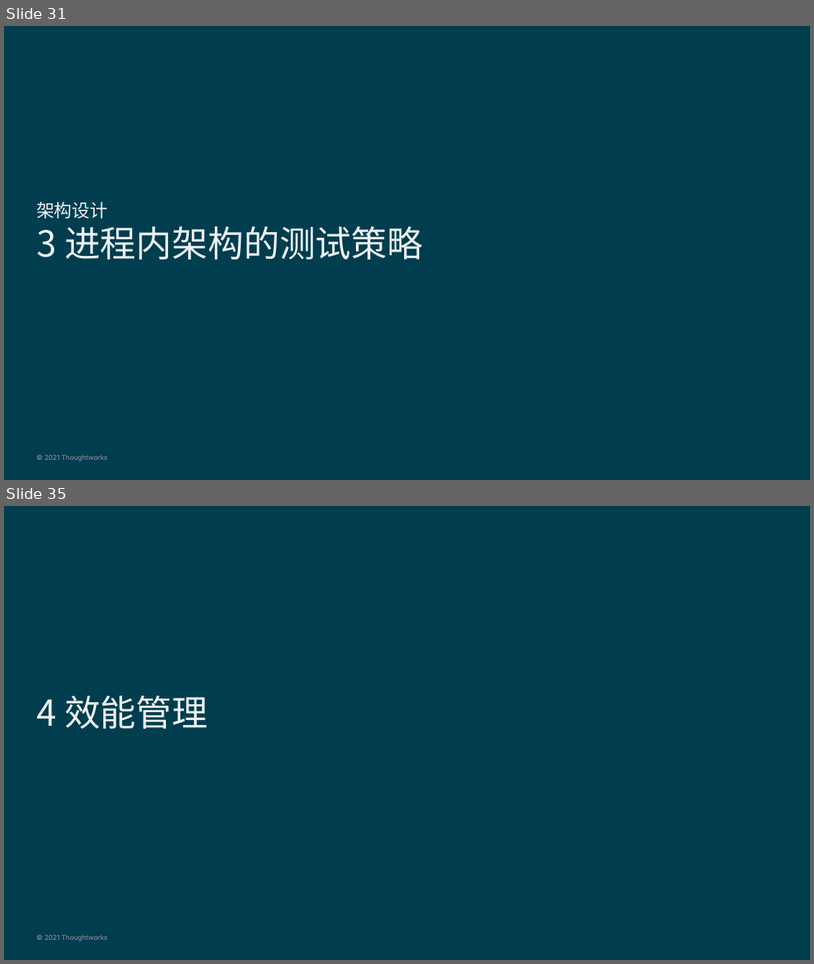
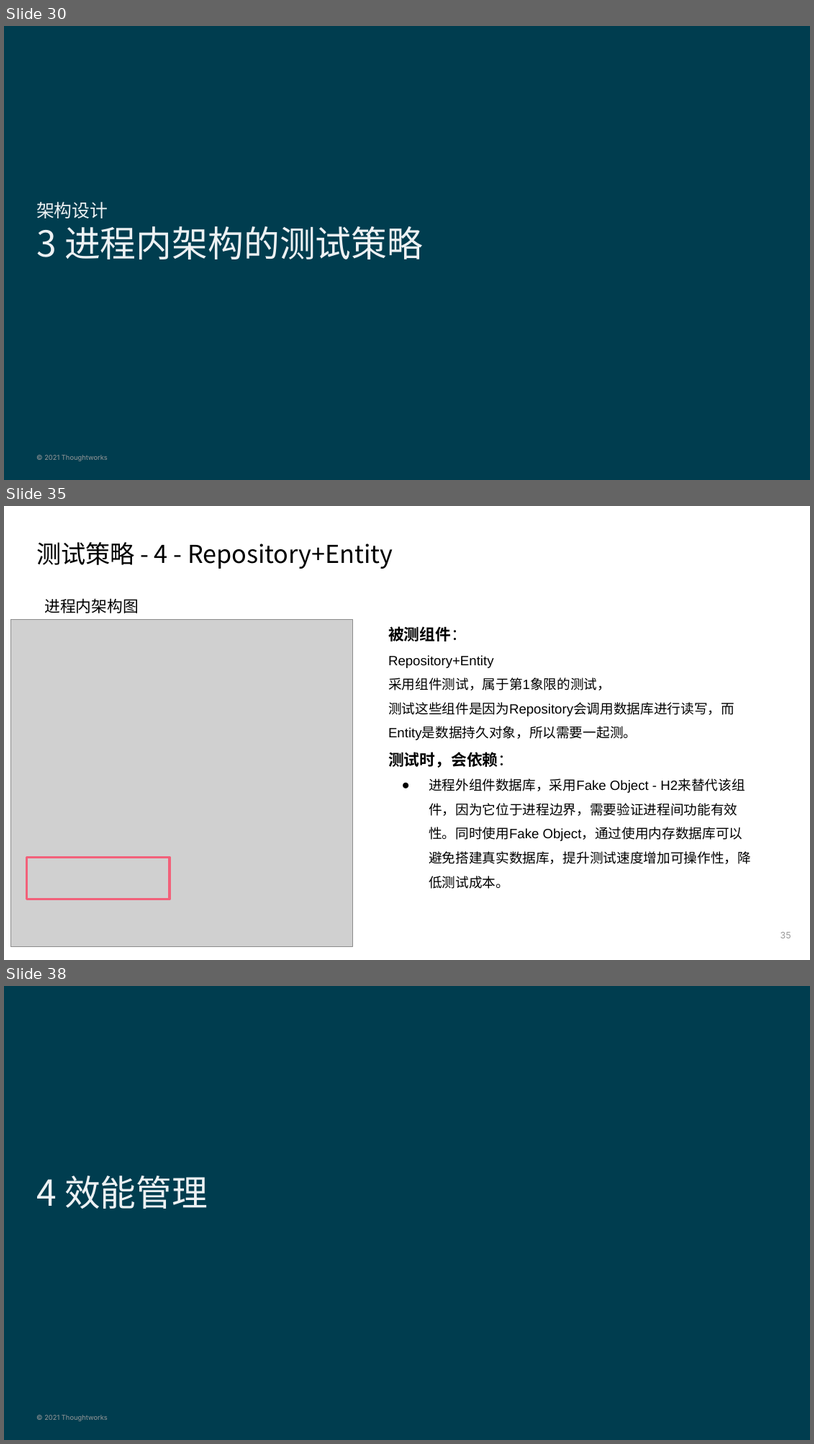
Before and after one commit to deesyx/heima, a slide deck: doc/PS4 黑马考核-项目On-boarding模板-胡炫光.pptx. Shown one above the other, each under a label of ours: slides 31 and 35 before the commit, slides 30, 35 and 38 after it; the slides between them are not shown. The pictures are 814x964 and 814x1444 pixels, drawn with LibreOffice and Linux fonts; fonts in the diff are those of the drawing; grey boxes stand for pictures; background and template pictures are left out. Boxes give left, top, right and bottom in pixels: in the first picture for what was removed or moved away, otherwise in the second. Text is boxed around its words. In the diff, an @@ line names an element or a change of style, - is before the commit and + after.

```diff
--- a/doc/PS4 黑马考核-项目On-boarding模板-胡炫光.pptx
+++ b/doc/PS4 黑马考核-项目On-boarding模板-胡炫光.pptx
@@ slide 35 added at bbox=[4, 506, 810, 960], background #FFFFFF @@
@@ title added at bbox=[36, 542, 393, 569], 22 pt, text #000000 @@
+测试策略 - 4 - Repository+Entity
@@ text added at bbox=[44, 598, 139, 613], 14 pt, text #000000 @@
+进程内架构图
@@ picture added at bbox=[10, 619, 353, 945] @@
@@ text added at bbox=[388, 626, 751, 888], 12 pt, text #000000 @@
+被测组件：
+Repository+Entity
+采用组件测试，属于第1象限的测试，
+测试这些组件是因为Repository会调用数据库进行读写，而Entity是数据持久对象，所以需要一起测。
+测试时，会依赖：
+● 进程外组件数据库，采用Fake Object - H2来替代该组件，因为它位于进程边界，需要验证进程间功能有效性。同时使用Fake Object，通过使用内存数据库可以避免搭建真实数据库，提升测试速度增加可操作性，降低测试成本。
@@ rectangle added at bbox=[26, 857, 170, 898], outline #F2617A 2.25 pt @@
@@ page number added at bbox=[781, 932, 792, 938], 8 pt, text #999999 @@
+35
@@ what was slide 31 is now slide 30 @@
@@ what was slide 35 is now slide 38 @@
```
Also in this commit, not shown: 5 slides changed, 7 other slides added, 5 slides removed, 17 other files.
